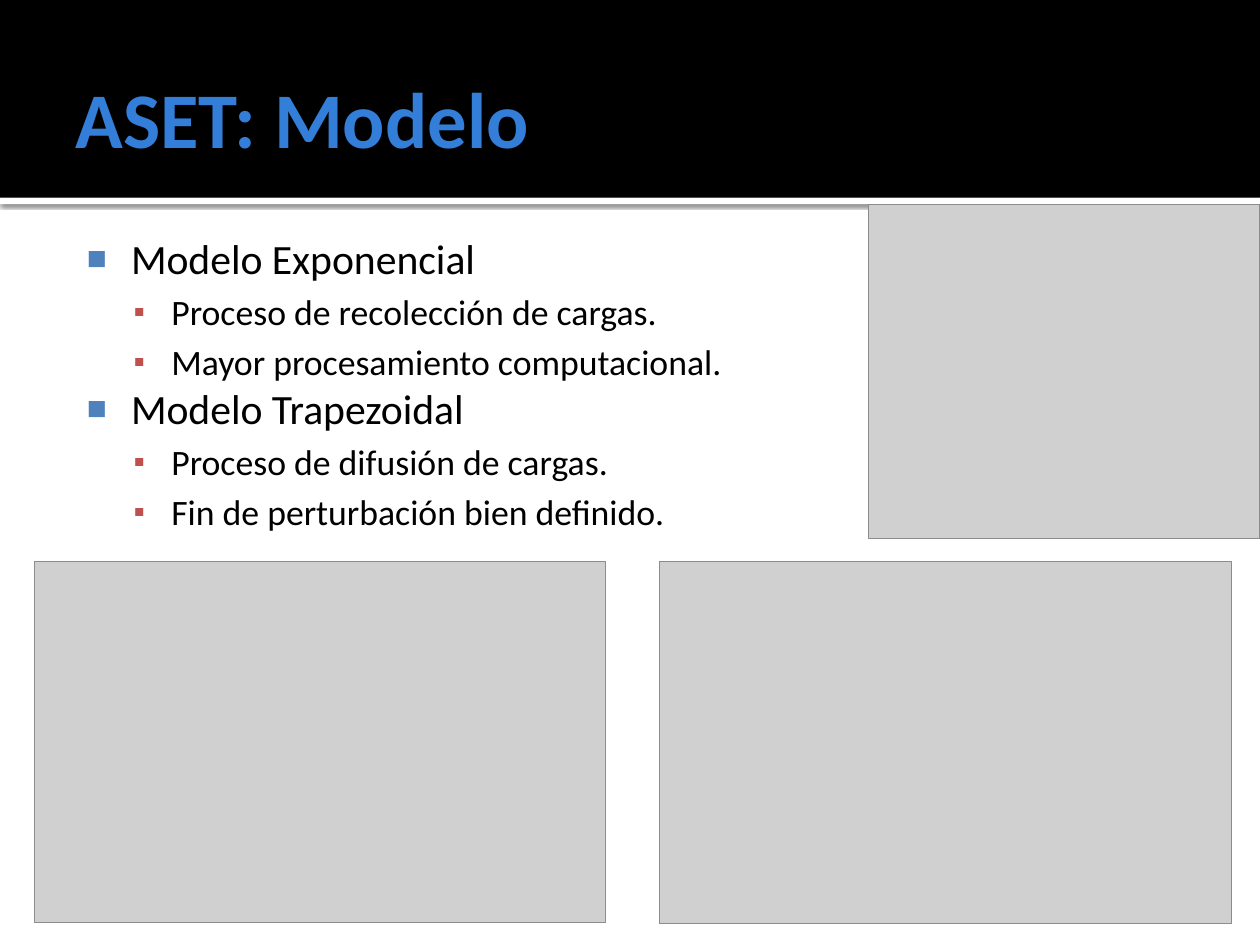
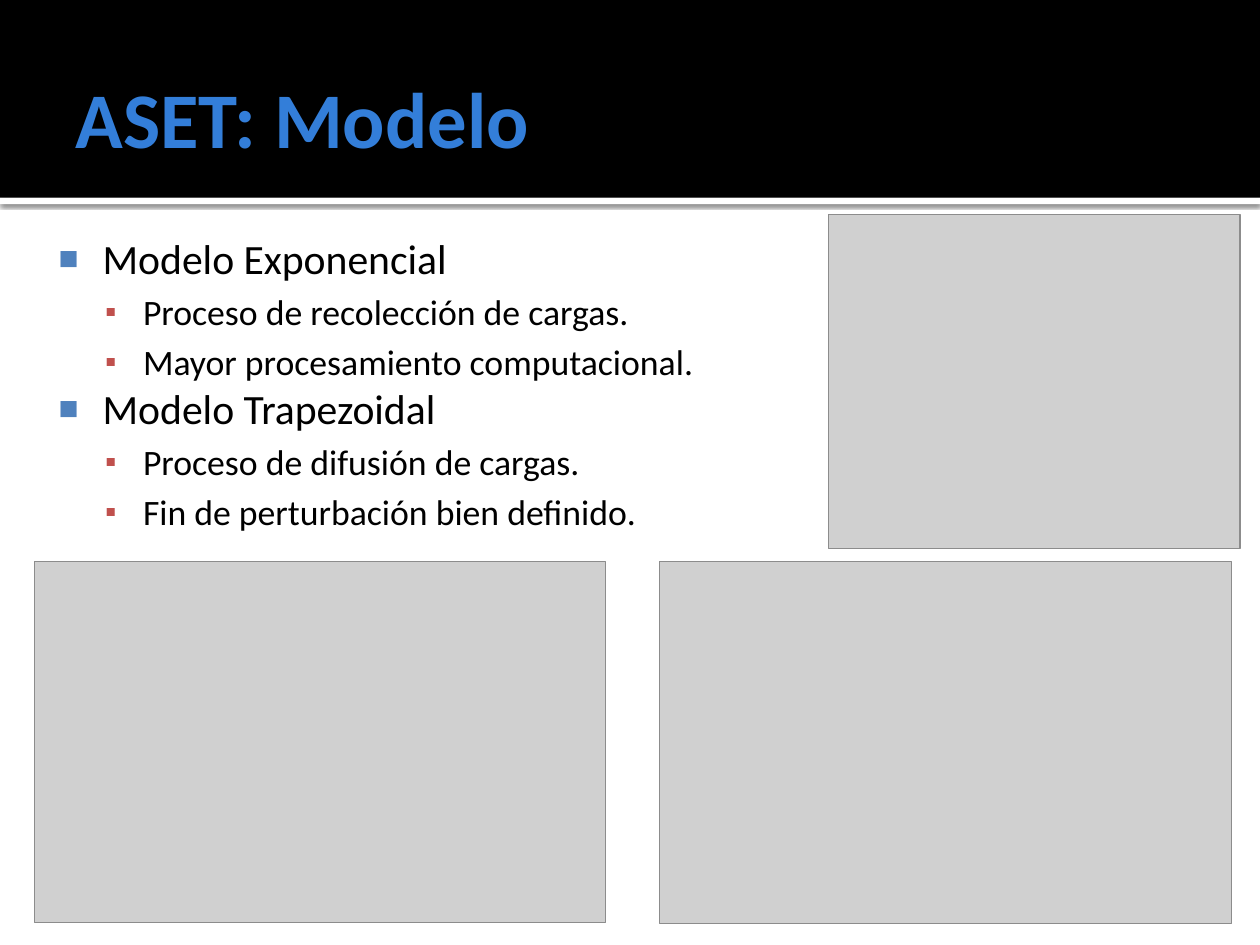
Before and after one commit to ginotkj/fiocs, a slide deck: slide 8 of Documentation/Documentacion/PRESENTACION_FABRI.pptx. Drawn at 1260x945 pixels with LibreOffice and Linux fonts; fonts in the diff are those of the drawing; grey boxes stand for pictures. Boxes give left, top, right and bottom in pixels: in the first picture for what was removed or moved away, otherwise in the second. Text is boxed around its words. In the diff, an @@ line names an element or a change of style, - is before the commit and + after.

```diff
--- a/Documentation/Documentacion/PRESENTACION_FABRI.pptx
+++ b/Documentation/Documentacion/PRESENTACION_FABRI.pptx
@@ text "Modelo Exponencial": place and size @@
-text "Modelo Exponencial" at bbox=[131, 245, 721, 531]
+text "Modelo Exponencial" at bbox=[103, 245, 693, 531]
@@ picture: place and size @@
-picture at bbox=[868, 204, 1260, 538]
+picture at bbox=[828, 214, 1240, 548]
```
Also in this commit, not shown: 3 other slides changed.
